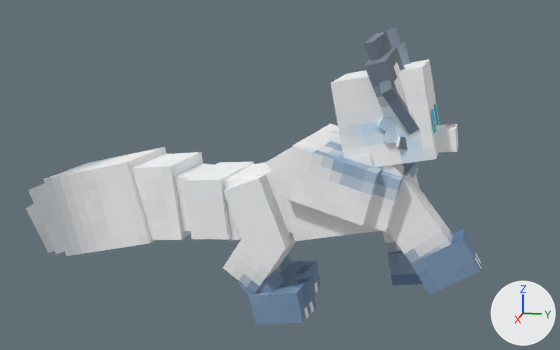
The glTF model static/models/forms/ssc/snow_fox/snow_fox_3.gltf as it was, and as the next commit left it.
Camera for both pictures: a camera (50 mm lens) standing at (4.59, 0.45, 1.95) and looking at (0.01, -0.47, 0.81). The axes (+X, +Y, +Z) are drawn at lower right. The lights are the same throughout. The first picture is the older version.

Names of what the first picture shows: 'FeralBody', 'FeralBody2', 'FeralHead', 'Right Paw', 'Right Paw.001', 'RightCalf', 'RightPad', 'RightThigh', 'cube.008', 'cube.010', 'tail_base.001', 'tail_base.002' and 22 more.
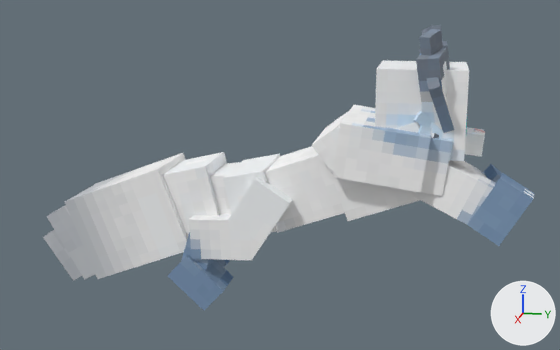
Not drawn themselves, but carrying or shaping drawn objects: ob_body, ob_head, ob_torso, ob_leftarm, ob_rightarm, ob_leftleg, ob_rightleg.

Location of each change, (x1, y1, x2, y2) in pixels of the pictures (560 x 350 px):
```json
{"object": "tail_base.002", "change": "moved, turned", "before": [43, 147, 167, 256], "after": [65, 153, 188, 279]}
{"object": "cube.010", "change": "moved, turned", "before": [280, 124, 383, 226], "after": [332, 105, 431, 193]}
{"object": "FeralHead", "change": "moved, turned", "before": [331, 60, 438, 167], "after": [375, 60, 469, 161]}
{"object": "tail_base.001", "change": "moved, turned", "before": [131, 152, 203, 240], "after": [163, 152, 227, 237]}
{"object": "Right Paw", "change": "moved, turned", "before": [380, 164, 453, 263], "after": [414, 160, 496, 224]}
{"object": "FeralBody", "change": "moved, turned", "before": [223, 162, 292, 241], "after": [265, 146, 345, 233]}
{"object": "Right Paw.001", "change": "moved, turned", "before": [411, 229, 481, 294], "after": [467, 173, 535, 246]}
{"object": "RightCalf", "change": "moved, turned", "before": [223, 222, 296, 294], "after": [189, 214, 251, 260]}
{"object": "cube.008", "change": "moved, turned", "before": [284, 154, 381, 241], "after": [330, 122, 420, 221]}
{"object": "FeralBody2", "change": "moved, turned", "before": [184, 162, 254, 240], "after": [223, 154, 280, 232]}
{"object": "RightPad", "change": "moved, turned", "before": [249, 278, 317, 325], "after": [168, 255, 233, 310]}
{"object": "RightThigh", "change": "moved, turned", "before": [223, 174, 294, 248], "after": [229, 177, 292, 260]}
{"object": "cube.009", "change": "moved, turned", "before": [364, 161, 420, 232], "after": [421, 138, 453, 196]}
{"object": "right ear", "change": "moved, turned", "before": [365, 47, 407, 131], "after": [416, 46, 450, 130]}
{"object": "tail_base.003", "change": "moved, turned", "before": [28, 183, 65, 254], "after": [47, 205, 95, 280]}
{"object": "right ear.001", "change": "moved, turned", "before": [379, 80, 420, 136], "after": [426, 77, 455, 134]}
{"object": "tail_base", "change": "moved, turned", "before": [174, 164, 214, 231], "after": [210, 162, 242, 214]}
{"object": "cube.011", "change": "moved, turned", "before": [266, 147, 292, 190], "after": [312, 111, 349, 171]}
{"object": "right ear.002", "change": "moved, turned", "before": [364, 32, 392, 61], "after": [419, 29, 443, 56]}
{"object": "Snout", "change": "moved, turned", "before": [435, 124, 458, 153], "after": [465, 127, 485, 156]}
{"object": "tail_base.004", "change": "moved, turned", "before": [26, 204, 54, 253], "after": [43, 230, 82, 281]}
{"object": "Left Paw", "change": "moved, turned", "before": [388, 252, 422, 285], "after": [484, 164, 503, 182]}
{"object": "LeftPad", "change": "moved, turned", "before": [278, 261, 321, 294], "after": [215, 259, 230, 267], "on screen": "mostly hidden afterwards"}
{"object": "RightArch", "change": "moved, turned", "before": [237, 270, 285, 297], "after": [181, 232, 214, 271]}
{"object": "Left Arm", "change": "moved, turned", "before": [382, 175, 419, 253], "after": [452, 160, 487, 178], "on screen": "mostly hidden"}
{"object": "cube.003", "change": "moved, turned", "before": [377, 117, 396, 131], "after": [413, 111, 432, 127], "on screen": "mostly hidden"}
{"object": "cube.004", "change": "moved, turned", "before": [384, 131, 398, 143], "after": [418, 125, 432, 135], "on screen": "mostly hidden"}
{"object": "left ear", "change": "moved, turned", "before": [385, 28, 400, 46], "after": [422, 25, 443, 41]}
{"object": "left ear.001", "change": "moved, turned", "before": [391, 42, 411, 65], "after": [419, 41, 447, 53], "on screen": "mostly hidden"}
{"object": "cube.005", "change": "moved, turned", "before": [395, 136, 408, 150], "after": [431, 133, 439, 138]}
{"object": "LeftArch", "change": "moved, turned", "before": [277, 254, 292, 272], "on screen": "not visible afterwards"}
{"object": "Snout.001", "change": "moved, turned", "before": [446, 124, 458, 133], "after": [474, 128, 485, 134]}
{"object": "cube.007", "change": "moved, turned", "before": [431, 109, 436, 133], "after": [466, 120, 467, 132]}
{"object": "cube.015", "change": "moved, turned", "before": [304, 307, 309, 319], "on screen": "not visible afterwards"}
{"object": "Right Paw.002", "change": "moved, turned", "before": [475, 257, 481, 269], "after": [524, 191, 534, 199]}
{"object": "Right Paw.003", "change": "moved, turned", "before": [476, 254, 481, 264], "after": [524, 189, 534, 196]}
{"object": "cube.013", "change": "moved, turned", "before": [314, 282, 318, 293], "on screen": "not visible afterwards"}
```

Edits to the scene script, one JSON object a line:
```json
{"op": "set", "path": "ob_body.rotation_euler", "old": "(0.196, -0.00645, -0.0655)", "new": "(0.0, 0.0, 0.0)", "note": "degrees (11, -0.4, -3.8) -> degrees (0, 0, 0)"}
{"op": "set", "path": "ob_body.location", "old": "(0.0938, 0.375, 0.344)", "new": "(0.0, 0.375, 0.188)"}
{"op": "set", "path": "ob_head.location", "old": "(0.0625, 0.0, 0.656)", "new": "(0.0, 0.0, 0.812)"}
{"op": "set", "path": "ob_torso.location", "old": "(0.0678, -0.123, 0.526)", "new": "(0.0, 0.0, 0.812)"}
{"op": "set", "path": "ob_torso.rotation_euler", "old": "(-1.527, -0.00238, -0.109)", "new": "(-1.222, 0.0, 0.0)", "note": "degrees (-87, -0.1, -6.2) -> degrees (-70, 0, 0)"}
{"op": "set", "path": "ob_leftarm.location", "old": "(-0.206, -0.0625, 0.5)", "new": "(-0.237, -0.0625, 0.75)"}
{"op": "set", "path": "ob_leftarm.rotation_euler", "old": "(0.0655, -0.00214, -0.0655)", "new": "(1.01, 0.0934, 0.148)", "note": "degrees (3.8, -0.1, -3.8) -> degrees (58, 5.4, 8.5)"}
{"op": "set", "path": "ob_rightarm.location", "old": "(0.3, -0.0625, 0.531)", "new": "(0.237, -0.0625, 0.75)"}
{"op": "set", "path": "ob_rightarm.rotation_euler", "old": "(0.437, 0.0, 0.0)", "new": "(1.14, -0.0735, -0.158)", "note": "degrees (25, 0, 0) -> degrees (65, -4.2, -9.1)"}
{"op": "set", "path": "ob_leftleg.rotation_euler", "old": "(0.0, 0.0, -0.131)", "new": "(-0.829, 0.0, 0.0)", "note": "degrees (0, 0, -7.5) -> degrees (-47, 0, 0)"}
{"op": "set", "path": "ob_rightleg.location", "old": "(0.188, -0.923, 0.562)", "new": "(0.188, -0.938, 0.562)"}
{"op": "set", "path": "ob_rightleg.rotation_euler", "old": "(0.0655, -0.00429, -0.131)", "new": "(-0.698, 0.0, 0.0)", "note": "degrees (3.8, -0.2, -7.5) -> degrees (-40, 0, 0)"}
```
